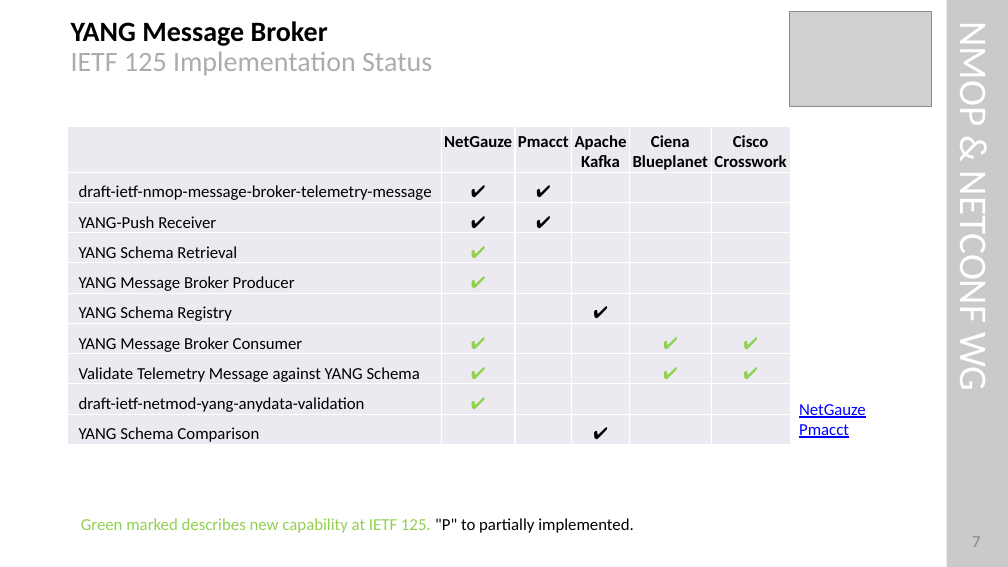
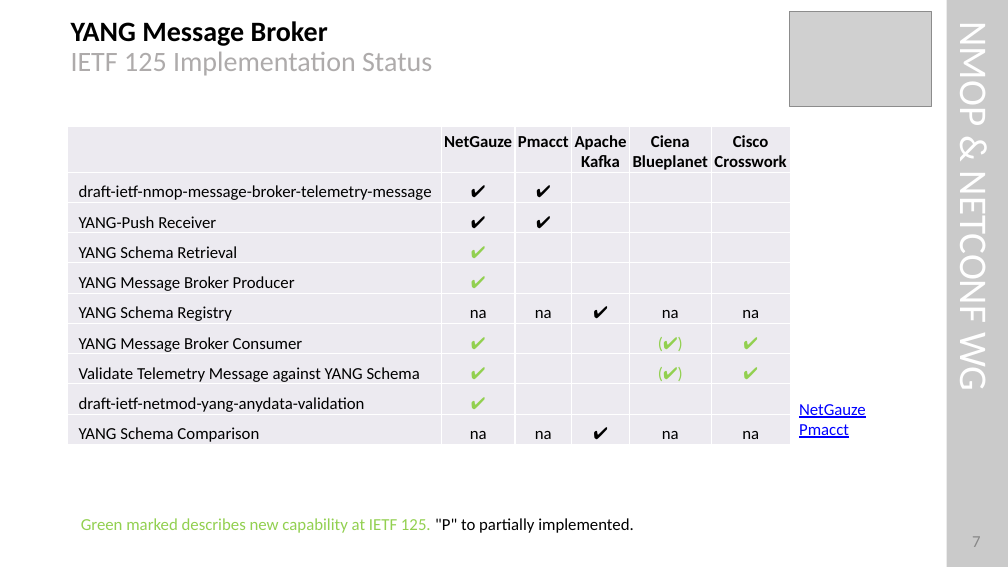
Before and after one commit to network-analytics/ietf-network-analytics-document-status, a slide deck: slide 7 of 125/Hackathon/ietf-125-hackathon-validate-e2e-yp-message-broker.pptx. Drawn at 1008x567 pixels with LibreOffice and Linux fonts; fonts in the diff are those of the drawing; grey boxes stand for pictures. Boxes give left, top, right and bottom in pixels: in the first picture for what was removed or moved away, otherwise in the second. Text is boxed around its words. In the diff, an @@ line names an element or a change of style, - is before the commit and + after.

```diff
--- a/125/Hackathon/ietf-125-hackathon-validate-e2e-yp-message-broker.pptx
+++ b/125/Hackathon/ietf-125-hackathon-validate-e2e-yp-message-broker.pptx
@@ table at [68, 127, 789, 446] @@
-row 6: YANG Schema Registry |  |  | ✔ |  | 
+row 6: YANG Schema Registry | na | na | ✔ | na | na
-row 7, column 5: ✔
+row 7, column 5: (✔)
-row 8, column 5: ✔
+row 8, column 5: (✔)
-row 10: YANG Schema Comparison |  |  | ✔ |  | 
+row 10: YANG Schema Comparison | na | na | ✔ | na | na
```
Also in this commit, not shown: 3 other slides changed, 2 slides added, 1 other file.
